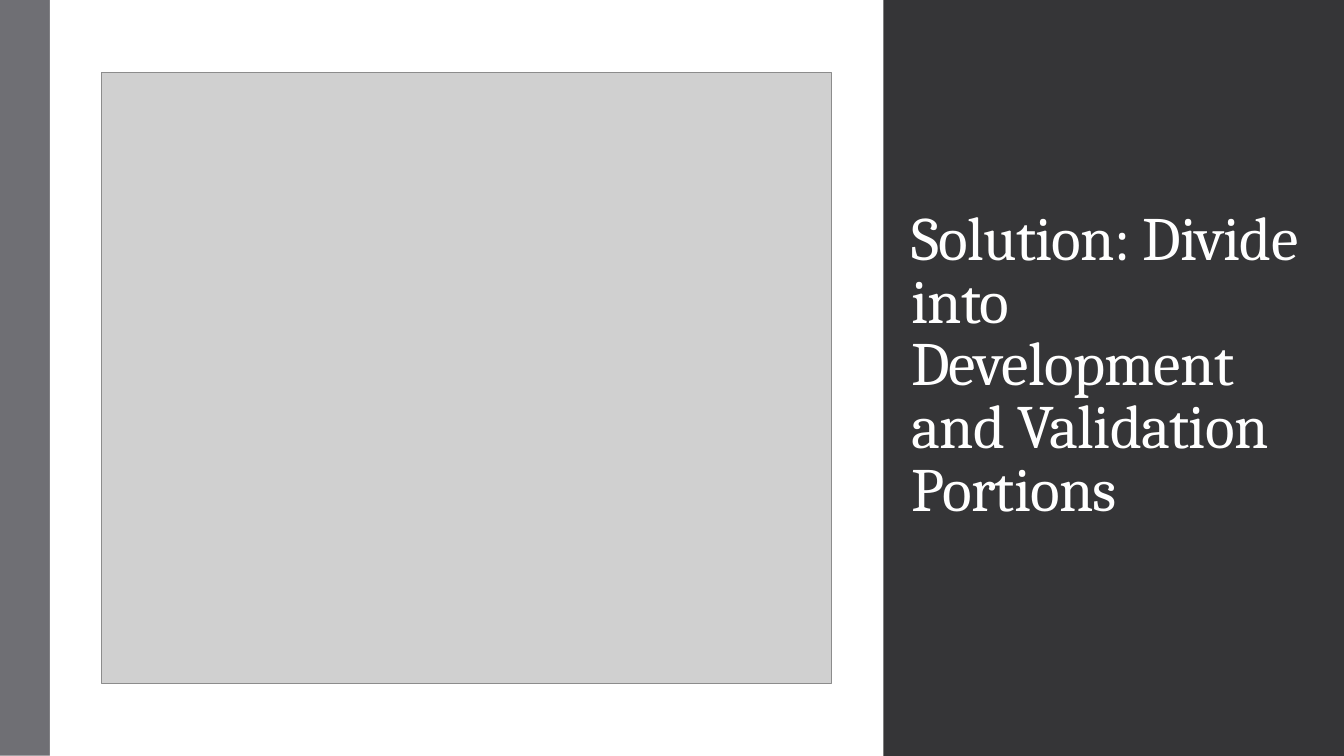
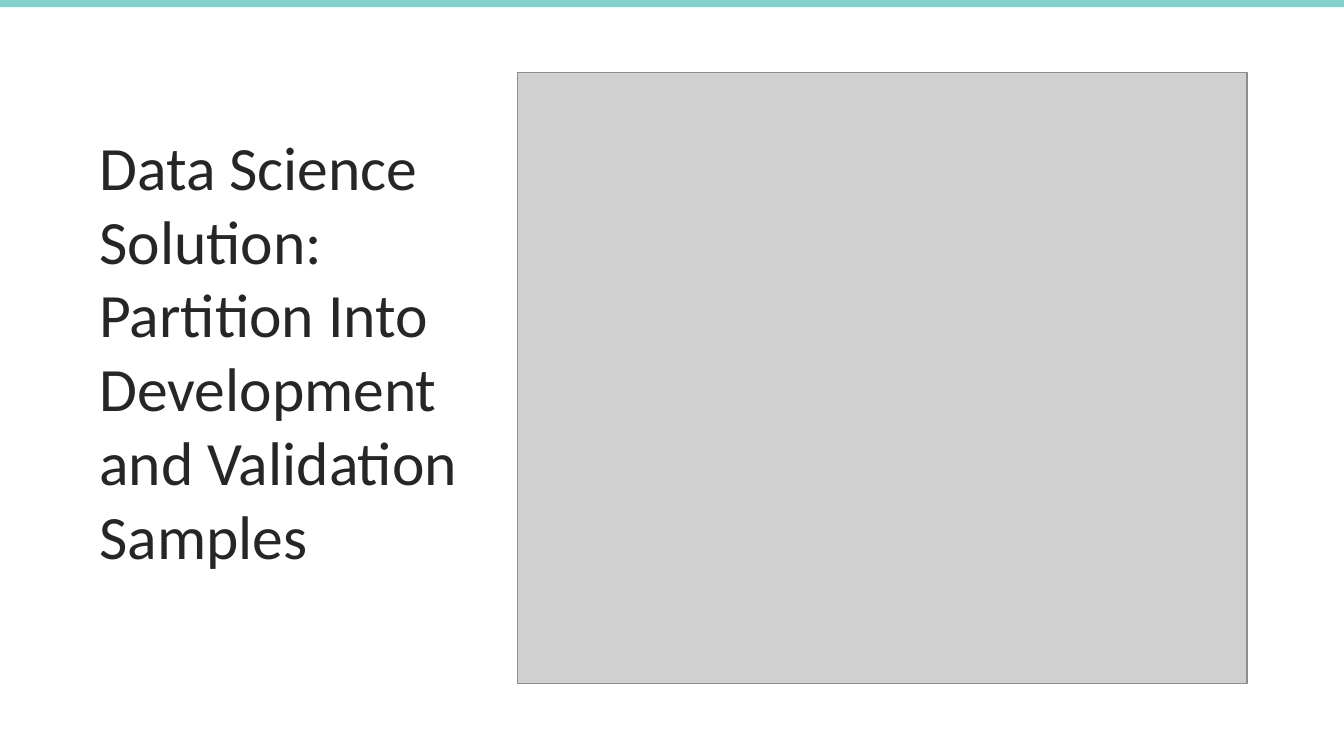
Before and after one commit to rpardee/hcsrn_2019, a slide deck: slide 8 of hcsrn_webinar_diy_analytics.pptx (slide 7 before the commit). Drawn at 1344x756 pixels with LibreOffice and Linux fonts; fonts in the diff are those of the drawing; grey boxes stand for pictures; background and template pictures are left out. Boxes give left, top, right and bottom in pixels: in the first picture for what was removed or moved away, otherwise in the second. Text is boxed around its words. In the diff, an @@ line names an element or a change of style, - is before the commit and + after.

```diff
--- a/hcsrn_webinar_diy_analytics.pptx
+++ b/hcsrn_webinar_diy_analytics.pptx
@@ rectangle removed at <box>0,0,50,756</box> @@
@@ rectangle added at <box>0,0,1344,7</box>, fill #85CFCD @@
@@ rectangle removed at <box>49,0,883,756</box> @@
@@ rectangle removed at <box>50,0,1245,756</box> @@
@@ rectangle removed at <box>1245,0,1344,756</box> @@
@@ rectangle removed at <box>1245,0,1344,756</box> @@
@@ picture: place and size @@
-picture at <box>102,73,832,684</box>
+picture at <box>518,73,1248,684</box>
@@ text added at <box>99,147,457,569</box>, 44 pt, text #262626 @@
+Data Science Solution: Partition Into Development and Validation Samples
@@ title removed at <box>911,217,1298,512</box> @@
-Solution: Divide into Development and Validation Portions
```
Also in this commit, not shown: 13 other slides changed, 9 slides added, 7 slides removed, 1 other file.
